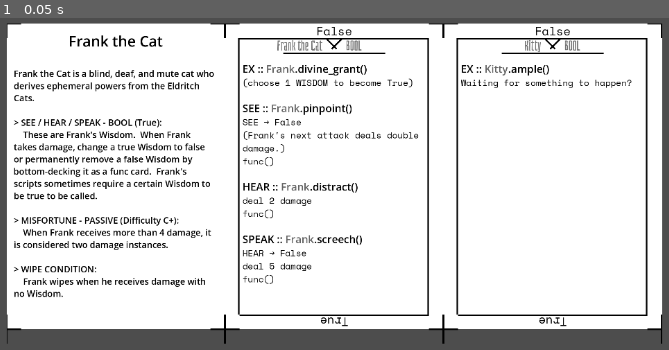
Above: before the commit, frame 1.
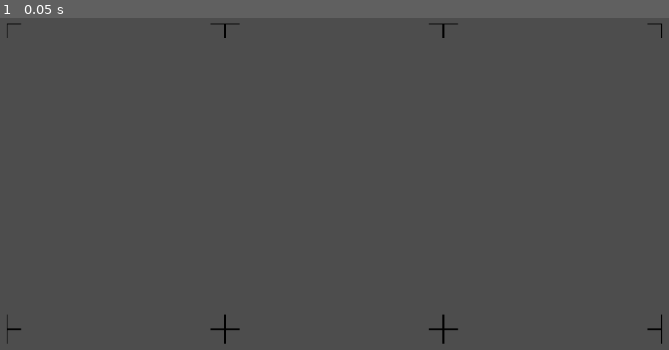
Above: after the commit, the same moment.

Repository: SignedCharEthan/Cardophobia
Game: Godot game, scene res://main/CardPrinter.tscn
The game is run twice, just before and just after one commit, with the same random seed, the same clock (stepped at 60 frames per second) and the same inputs. The project has no main scene, so this scene is started directly.
Inputs:
- Up to frame 1 (0.05 s): no input

The runs differ from the first frame. In frame 1, 89% of the frame differs, in the area x 1-99%, y 1-94%.

Commit message:
scrappy rework start

Diff:
--- a/scriptkitties/DefaultFuncCard.gd
+++ b/scriptkitties/DefaultFuncCard.gd
@@ -27,7 +27,7 @@
 
 @export_group("Variable Card")
 
-@export_enum("BOOL", "INT") var variable_type = "BOOL" as String
+@export_enum("nil", "BOOL", "INT", "LONG") var variable_type = "BOOL" as String
 
 @onready var func1 = $FuncContainer/func1 as AbilityFuncCall
 @onready var func2 = $FuncContainer/func2 as AbilityFuncCall
@@ -62,10 +62,15 @@
 		abil.visible = (name_all[i] != "")
 
 func updateVars() -> void:
-	if variable_type == "BOOL":
+	if variable_type == "nil":
+		varOver.variables = []
+	elif variable_type == "BOOL":
 		varOver.variables = ["False", "True"]
 	elif variable_type == "INT":
 		varOver.variables = ["0", "1", "2", "3", "4", "5", "6", "7"]
+	elif variable_type == "LONG":
+		varOver.variables = ["0", "1", "2", "3", "4", "5", "6", "7", "8",
+			"9", "10", "11", "12", "13", "14", "15"]
 
 func updateTopBar() -> void:
 	kittyName.text = kitty_name
--- a/scriptkitties/VariableOverhead.gd
+++ b/scriptkitties/VariableOverhead.gd
@@ -28,7 +28,7 @@
 
 		tb.position = findWrapDist(size.x, size.y, wrap_dist)
 		tb.rotation_degrees = (
-			findWrapRotation(size.x, size.y, wrap_dist)) * 360/4
+			findWrapRotation(size.x, size.y, wrap_dist)) * 90
 		tb.text = variables[i]
 
 
@@ -65,7 +65,7 @@
 		width/2 + height,
 		3*width/2 + height,
 		3*width/2 + 2*height,
-		2*width, 2*height
+		2*width + 2*height
 	]
 
 	for i in range(partitions.size()):
@@ -74,7 +74,7 @@
 	return partitions.size()
 
 func changeVisibility() -> void:
-	for i in range(8):
+	for i in range(get_child_count()):
 		get_child(i).visible = (i < variables.size())
 
 ## Find the closest power of 2, including the given number.
--- a/scriptkitties/VariableOverhead.tscn
+++ b/scriptkitties/VariableOverhead.tscn
@@ -38,3 +38,35 @@
 [node name="TextBoxCentered8" parent="." instance=ExtResource("2_g3mlw")]
 visible = false
 text = ""
+
+[node name="TextBoxCentered9" parent="." instance=ExtResource("2_g3mlw")]
+visible = false
+text = ""
+
+[node name="TextBoxCentered10" parent="." instance=ExtResource("2_g3mlw")]
+visible = false
+text = ""
+
+[node name="TextBoxCentered11" parent="." instance=ExtResource("2_g3mlw")]
+visible = false
+text = ""
+
+[node name="TextBoxCentered12" parent="." instance=ExtResource("2_g3mlw")]
+visible = false
+text = ""
+
+[node name="TextBoxCentered13" parent="." instance=ExtResource("2_g3mlw")]
+visible = false
+text = ""
+
+[node name="TextBoxCentered14" parent="." instance=ExtResource("2_g3mlw")]
+visible = false
+text = ""
+
+[node name="TextBoxCentered15" parent="." instance=ExtResource("2_g3mlw")]
+visible = false
+text = ""
+
+[node name="TextBoxCentered16" parent="." instance=ExtResource("2_g3mlw")]
+visible = false
+text = ""
--- a/scriptkitties/frankthecat/FrankCardSet.tscn
+++ b/scriptkitties/frankthecat/FrankCardSet.tscn
@@ -8,25 +8,111 @@
 script = ExtResource("1_p8dfj")
 
 [node name="Info" parent="." instance=ExtResource("3_6fthk")]
+visible = false
 
 [node name="divine_grant" parent="." instance=ExtResource("4_p2rih")]
+visible = false
 kitty_name = "Frank the Cat"
 kitty_nickname = "Frank"
+pre_1 = ""
 name_1 = "divine_grant"
-scr_1 = "(choose 1 WISDOM to become True)"
+scr_1 = "# Choose 1 WISDOM to become True."
 pre_2 = "SEE"
 name_2 = "pinpoint"
 scr_2 = "SEE -> False
-(Frank's next attack deals double damage.)
-func()"
+deal 6 damage
+deal 2 damage per True WISDOM"
 pre_3 = "HEAR"
-name_3 = "distract"
-scr_3 = "deal 2 damage
+name_3 = "screech"
+scr_3 = "HEAR -> False
+# Frank's next attack deals 2x damage. #
 func()"
 pre_4 = "SPEAK"
-name_4 = "screech"
-scr_4 = "HEAR -> False
-deal 5 damage
+name_4 = "growl"
+scr_4 = "SPEAK -> False
+SEE -> True
+HEAR -> True
 func()"
 
-[node name="DefaultFuncCard" parent="." instance=ExtResource("4_p2rih")]
+[node name="studious_observation" parent="." instance=ExtResource("4_p2rih")]
+visible = false
+kitty_name = "Frank the Cat"
+kitty_nickname = "Frank"
+pre_1 = ""
+name_1 = "studious_observation"
+scr_1 = "SEE -> True
+HEAR -> True"
+name_2 = "tendril_poke"
+scr_2 = "deal 2 damage
+if HEAR:
+	enemy gets -2 ATK"
+pre_3 = "SEE"
+name_3 = "size_up"
+scr_3 = "if HP >= 6:
+	HEAR -> True
+if HP >= 8:
+	SPEAK -> True
+if HP >= 10:
+	func()"
+
+[node name="lock_in" parent="." instance=ExtResource("4_p2rih")]
+visible = false
+kitty_name = "Frank the Cat"
+kitty_nickname = "Frank"
+pre_1 = ""
+name_1 = "lock_in"
+scr_1 = "if SEE is nil:
+	create var: SEE
+SEE -> True"
+pre_2 = "SEE"
+name_2 = "thousand_eye_stare"
+scr_2 = "take 1 damage X times
+deal (3 * X) damage"
+pre_3 = "SEE"
+name_3 = "accurate_jab"
+scr_3 = "deal 4 damage
+deal 1 damage per True WISDOM"
+
+[node name="eavesdrop" parent="." instance=ExtResource("4_p2rih")]
+visible = false
+kitty_name = "Frank the Cat"
+kitty_nickname = "Frank"
+pre_1 = ""
+name_1 = "eavesdrop"
+scr_1 = "HEAR -> True
+if SPEAK:
+	func()"
+pre_2 = "HEAR"
+
+[node name="template3" parent="." instance=ExtResource("4_p2rih")]
+visible = false
+kitty_name = "Frank the Cat"
+kitty_nickname = "Frank"
+pre_1 = ""
+name_1 = "terrify"
+scr_1 = "SPEAK -> True
+discard enemy"
+pre_2 = "SPEAK"
+name_2 = "stutter"
+scr_2 = "discard hand
+func()"
+pre_3 = "SPEAK"
+name_3 = "cough"
+scr_3 = "# the next function call's prerequisite is automatically met #
+func()"
+
+[node name="template4" parent="." instance=ExtResource("4_p2rih")]
+visible = false
+kitty_name = "Frank the Cat"
+kitty_nickname = "Frank"
+pre_1 = ""
+name_1 = ""
+scr_1 = ""
+
+[node name="template5" parent="." instance=ExtResource("4_p2rih")]
+visible = false
+kitty_name = "Frank the Cat"
+kitty_nickname = "Frank"
+pre_1 = ""
+name_1 = ""
+scr_1 = ""
--- a/scriptkitties/frankthecat/FrankInfoCard.tscn
+++ b/scriptkitties/frankthecat/FrankInfoCard.tscn
@@ -23,14 +23,14 @@
 alignment = 1
 
 [node name="TextBox" parent="." instance=ExtResource("3_4hnnc")]
-position = Vector2(25, 150)
+position = Vector2(25, 125)
 text = "Frank the Cat is a blind, deaf, and mute cat who derives ephemeral powers from the Eldritch Cats.
 
 > SEE / HEAR / SPEAK - BOOL (True):
-	These are Frank's Wisdom.  When Frank takes damage, change a true Wisdom to false or permanently remove a false Wisdom by bottom-decking it as a func card.  Frank's scripts sometimes require a certain Wisdom to be true to be called.
+	These are Frank's Wisdom.  When Frank takes damage, change a true Wisdom to false or permanently remove a false Wisdom by discarding it as a func card.  Frank's scripts often require a certain Wisdom to be true to be called.
 
 > MISFORTUNE - PASSIVE (Difficulty C+):
-	When Frank receives more than 4 damage, it is considered two damage instances.
+	When Frank receives 5+ damage, it is considered two damage instances.
 
 > WIPE CONDITION:
 	Frank wipes when he receives damage with no Wisdom."
--- /dev/null
+++ b/scriptkitties/frankthecat/FrankMainCard.tscn
@@ -0,0 +1,30 @@
+[gd_scene load_steps=7 format=3 uid="uid://dobtvojgmrkrh"]
+
+[ext_resource type="Script" path="res://main/Card.gd" id="1_o2gei"]
+[ext_resource type="PackedScene" uid="uid://61r7s2d0wbxx" path="res://main/RectangleComponent.tscn" id="2_ke4ka"]
+[ext_resource type="PackedScene" uid="uid://4ocy0xo1vsey" path="res://scriptkitties/VariableOverhead.tscn" id="3_xg2js"]
+[ext_resource type="Theme" uid="uid://boqnny5sqo68n" path="res://themes/Script.tres" id="4_62ngh"]
+[ext_resource type="PackedScene" uid="uid://dqsbnew2b43yl" path="res://main/TextBox.tscn" id="5_brvhe"]
+[ext_resource type="Theme" uid="uid://bari5vyxhrtx4" path="res://themes/CategoryTitle.tres" id="6_2rw62"]
+
+[node name="FrankMainCard" type="Node2D"]
+script = ExtResource("1_o2gei")
+
+[node name="RectangleComponent" parent="." instance=ExtResource("2_ke4ka")]
+width = 750
+height = 1050
+color = Color(1, 1, 1, 1)
+
+[node name="VariableOverhead" parent="." instance=ExtResource("3_xg2js")]
+position = Vector2(375, 525)
+variables = Array[String](["", "SEE", "HEAR", "SPEAK"])
+theme = ExtResource("4_62ngh")
+size = Vector2(700, 1000)
+
+[node name="TextBox" parent="." instance=ExtResource("5_brvhe")]
+position = Vector2(0, 200)
+text = "Frank the Cat"
+theme = ExtResource("6_2rw62")
+bound_size = Vector2(750, 100)
+font_size = 50
+alignment = 1
--- /dev/null
+++ b/scriptkitties/scrappy/ScrappyCardSet.tscn
@@ -0,0 +1,40 @@
+[gd_scene load_steps=3 format=3 uid="uid://bg6ocfhca8mqr"]
+
+[ext_resource type="Script" path="res://main/CardSet.gd" id="1_i14ee"]
+[ext_resource type="PackedScene" uid="uid://c3x75353nxgy2" path="res://scriptkitties/DefaultFuncCard.tscn" id="2_yyntp"]
+
+[node name="ScrappyCardSet" type="Node2D"]
+script = ExtResource("1_i14ee")
+
+[node name="scratch" parent="." instance=ExtResource("2_yyntp")]
+visible = false
+kitty_name = "Scrappy"
+kitty_nickname = "Scrappy"
+pre_1 = ""
+name_1 = "scratch"
+scr_1 = "deal 3 damage"
+name_2 = "head_scratch"
+scr_2 = "TEMPER -> TEMPER + 1
+if not ANGRY:
+	TEMPER -> TEMPER + 2"
+name_3 = "deep_scratch"
+scr_3 = "deal 2 damage
+if ANGRY:
+	deal 4 damage after enemy attack"
+variable_type = "INT"
+
+[node name="scratchB" parent="." instance=ExtResource("2_yyntp")]
+kitty_name = "Scrappy"
+kitty_nickname = "Scrappy"
+pre_1 = ""
+name_1 = "scratch"
+scr_1 = "deal 3 damage"
+variable_type = "INT"
+
+[node name="template3" parent="." instance=ExtResource("2_yyntp")]
+visible = false
+kitty_name = "Scrappy"
+kitty_nickname = "Scrappy"
+pre_1 = ""
+name_1 = ""
+scr_1 = ""
--- a/scriptkitties/scrappy/ScrappyFuncCardSet.tscn
+++ b/scriptkitties/scrappy/ScrappyFuncCardSet.tscn
@@ -7,6 +7,7 @@
 [node name="ScrappyFuncs" instance=ExtResource("1_pp867")]
 
 [node name="Scrappy" parent="." index="0" instance=ExtResource("2_wl662")]
+visible = false
 
 [node name="ScrappyFuncCardOverhead" parent="." index="1" instance=ExtResource("3_2ach3")]
 u_name_1 = "scratch"
@@ -24,6 +25,7 @@
 take 1 damage"
 
 [node name="ScrappyFuncCardOverhead2" parent="." index="2" instance=ExtResource("3_2ach3")]
+visible = false
 u_name_1 = "poke"
 u_script_1 = "deal 1 damage
 func()"
@@ -39,6 +41,7 @@
 	TEMPER -> TEMPER + 3"
 
 [node name="ScrappyFuncCardOverhead3" parent="." index="3" instance=ExtResource("3_2ach3")]
+visible = false
 u_name_1 = "meditate"
 u_script_1 = "(Scrappy cannot take damage for the rest of the round)"
 d_name_1 = "ponder"
@@ -50,6 +53,7 @@
 	deal 2 damage"
 
 [node name="ScrappyFuncCardOverhead4" parent="." index="4" instance=ExtResource("3_2ach3")]
+visible = false
 u_name_1 = "pounce"
 u_script_1 = "(Deal any amount of damage. Take 1 damage the same amount of times.)"
 d_name_1 = "slash"
@@ -63,6 +67,7 @@
 	func()"
 
 [node name="ScrappyFuncCardOverhead5" parent="." index="5" instance=ExtResource("3_2ach3")]
+visible = false
 u_name_1 = "prowl"
 u_script_1 = "ANGRY -> False
 TEMPER -> TEMPER + 1
@@ -78,6 +83,7 @@
 	ANGRY -> True"
 
 [node name="ScrappyFuncCardOverhead6" parent="." index="6" instance=ExtResource("3_2ach3")]
+visible = false
 u_name_1 = "hiss"
 u_script_1 = "if TEMPER <= 2:
 	ANGRY -> True"
@@ -92,6 +98,7 @@
 	(7 - TEMPER)"
 
 [node name="ScrappyFuncCardOverhead7" parent="." index="7" instance=ExtResource("3_2ach3")]
+visible = false
 u_name_1 = "glare"
 u_script_1 = "if (the enemy is damaged, but not dead):
 	ANGRY -> True"
@@ -101,6 +108,7 @@
 d_script_1 = "deal damage equal to TEMPER"
 
 [node name="ScrappyFuncCardOverhead8" parent="." index="8" instance=ExtResource("3_2ach3")]
+visible = false
 u_name_1 = "brawl"
 u_script_1 = "deal 2 damage
 if TEMPER <= 2:
